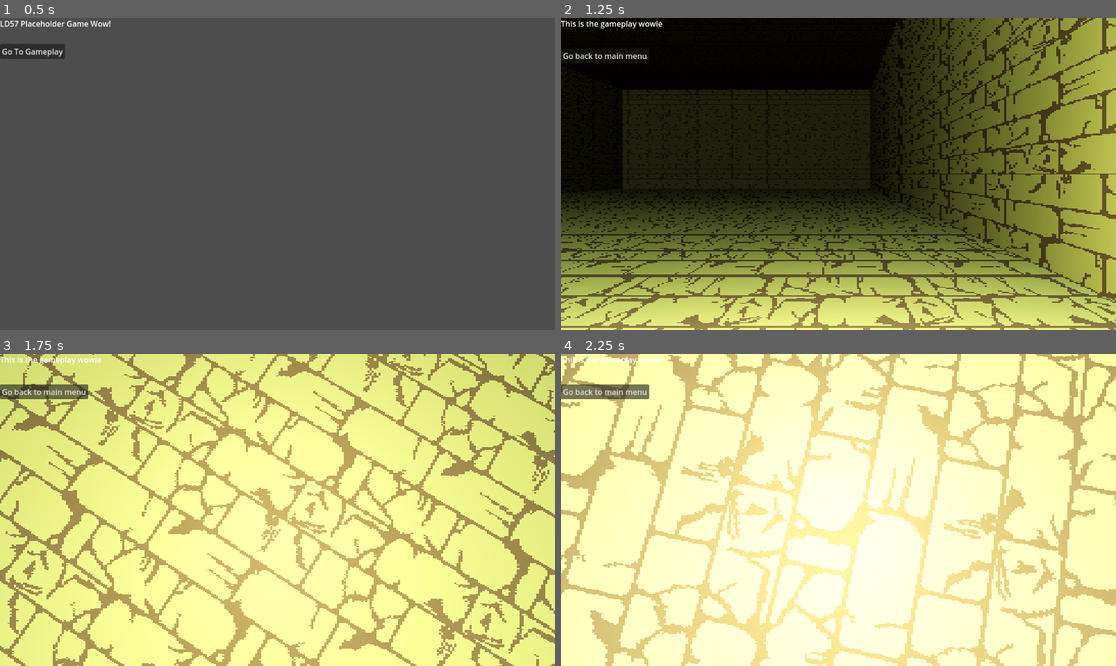
Above: before the commit, frames 1-4 (two rows, left to right).
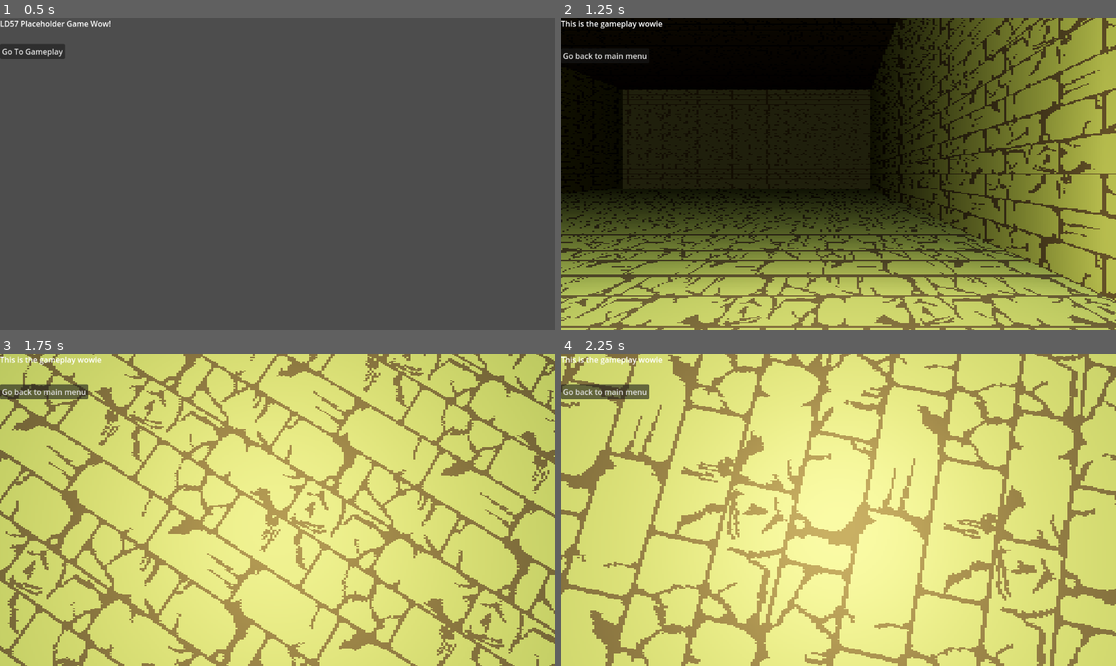
Above: after the commit, the same moments.

Repository: AnsonRutherford/LD57
Game: Godot game, scene res://Scenes/start.tscn
Same seed, same stepped clock (60 frames per second), same inputs: the game is played once before the commit and once after it.
Inputs (mouse positions are in pixels of both pictures, inside the frame that each line leads up to):
- Up to frame 1 (0.5 s): no input
- Up to frame 2 (1.25 s): click "Go To Gameplay" at 0.5 s
- Up to frame 3 (1.75 s): move the mouse to (305, 510) at 1.27 s; hold W (up) from 1.28 s (still down); click (305, 510) at 1.35 s; tap Space (jump) at 1.52 s
- Up to frame 4 (2.25 s): keep holding W (up); move the mouse to (810, 510) at 2.02 s; right-click (810, 510) at 2.1 s

Frame 1 is identical in both runs. In frame 2, 3.1% of the frame differs, in the area x 0-100%, y 96-100%; in frame 3, 64%; in frame 4, 99%, in the area x 0-100%, y 0-100%.

Commit message:
shader update

Diff:
--- a/Materials/Shaders/post_process.gdshader
+++ b/Materials/Shaders/post_process.gdshader
@@ -5,6 +5,8 @@
 uniform sampler2D screen_texture : hint_screen_texture;
 uniform float pixel_scale;
 uniform float depth_scale;
+uniform float depth_min;
+uniform float depth_max;
 
 void vertex() {
   POSITION = vec4(VERTEX.xy, 1.0, 1.0);
@@ -13,5 +15,5 @@
 void fragment() {
 	vec2 screen_chunk = round(SCREEN_UV * pixel_scale) / pixel_scale;
 	ALBEDO.rgb = vec3(texture(screen_texture, screen_chunk).rgb);
-	ALBEDO.rgb *= texture(depth_texture, screen_chunk).r * depth_scale;
+	ALBEDO.rgb *= max(depth_min, min(depth_max, texture(depth_texture, screen_chunk).r * depth_scale));
 }
--- a/Materials/post_process_material.tres
+++ b/Materials/post_process_material.tres
@@ -7,3 +7,5 @@
 shader = ExtResource("1_ka2em")
 shader_parameter/pixel_scale = 256.0
 shader_parameter/depth_scale = 50.0
+shader_parameter/depth_min = 0.1
+shader_parameter/depth_max = 1.0
--- a/Scenes/gameplay.tscn
+++ b/Scenes/gameplay.tscn
@@ -1,6 +1,7 @@
-[gd_scene load_steps=9 format=3 uid="uid://iblvj5it46o8"]
+[gd_scene load_steps=10 format=3 uid="uid://iblvj5it46o8"]
 
 [ext_resource type="Script" uid="uid://dwbt24gp2w1xt" path="res://Scripts/gameplay.gd" id="1_hf1ha"]
+[ext_resource type="PackedScene" uid="uid://p33wb31v71yi" path="res://Scenes/post_processing.tscn" id="2_r8bcl"]
 [ext_resource type="PackedScene" uid="uid://c2fbb4atf5n6p" path="res://Scenes/puzzle_room.tscn" id="3_kwrm5"]
 [ext_resource type="PackedScene" uid="uid://p6topo8tswhw" path="res://Player.tscn" id="3_m34ki"]
 [ext_resource type="PackedScene" uid="uid://dqq2ikm3mcnhx" path="res://Scenes/hot_cold_puzzle.tscn" id="6_1qnfl"]
@@ -53,3 +54,5 @@
 
 [node name="HotColdPuzzle" parent="." instance=ExtResource("6_1qnfl")]
 transform = Transform3D(-4.37114e-08, 0, 1, 0, 1, 0, -1, 0, -4.37114e-08, -14, 0, 25.4648)
+
+[node name="Post Processing" parent="." instance=ExtResource("2_r8bcl")]
